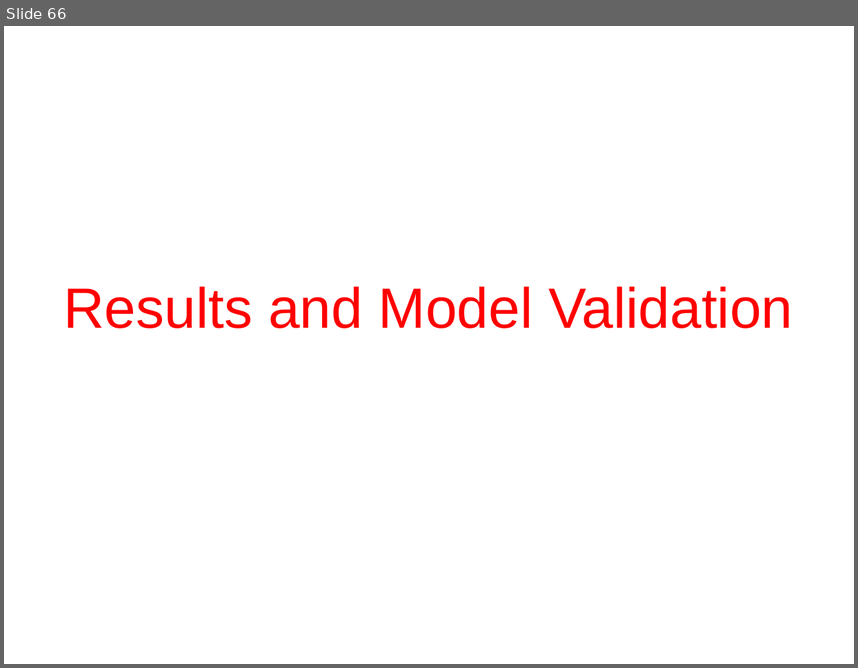
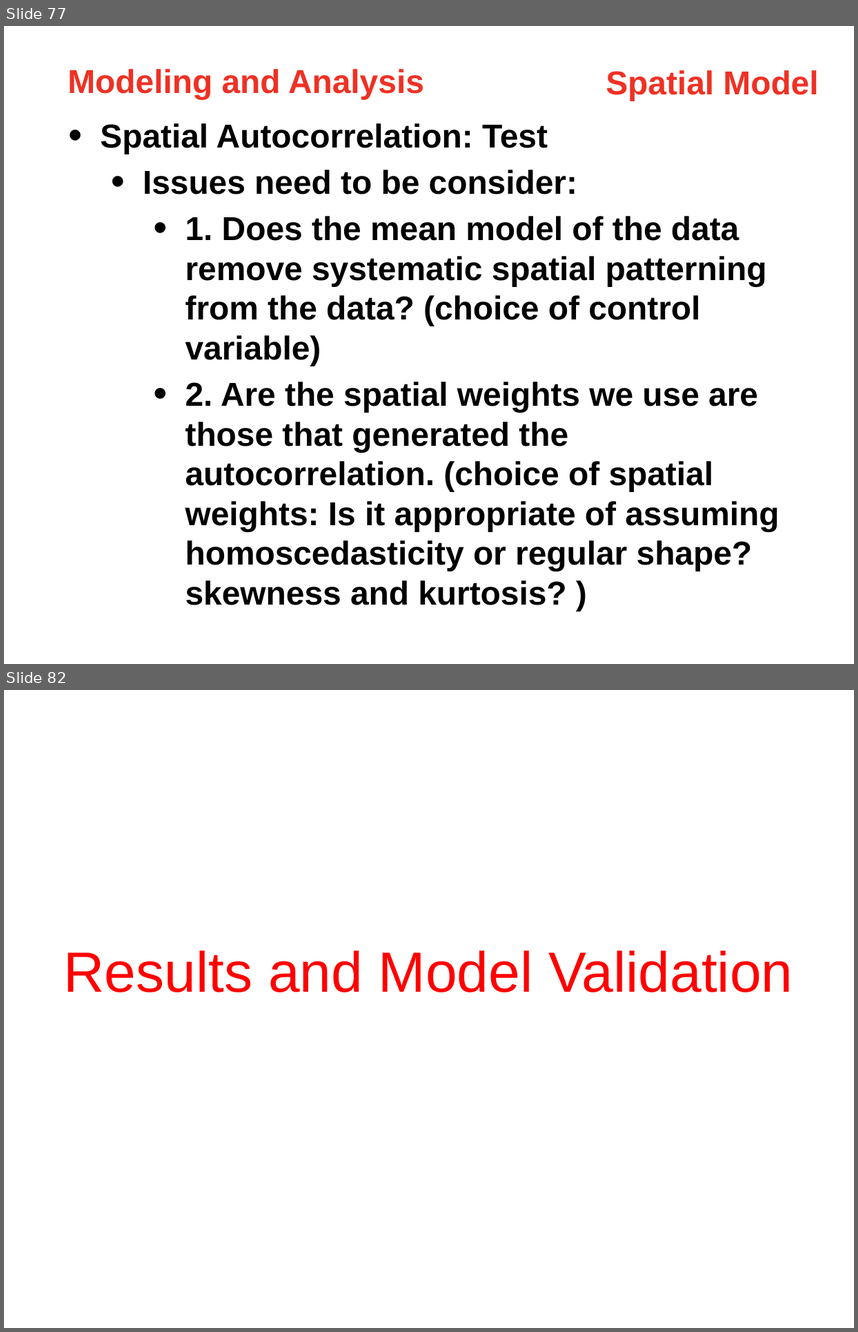
Before and after one commit to linghend/PPR, a slide deck: RentIndex/6_Presentation/RentIndex.pptx. Shown one above the other, each under a label of ours: slide 66 before the commit, slides 77 and 82 after it; the slides between them are not shown. The pictures are 858x668 and 858x1332 pixels, drawn with LibreOffice and Linux fonts; fonts in the diff are those of the drawing. Boxes give left, top, right and bottom in pixels: in the first picture for what was removed or moved away, otherwise in the second. Text is boxed around its words. In the diff, an @@ line names an element or a change of style, - is before the commit and + after.

```diff
--- a/RentIndex/6_Presentation/RentIndex.pptx
+++ b/RentIndex/6_Presentation/RentIndex.pptx
@@ slide 77 added at (4,26,854,664), background #FFFFFF @@
@@ text added at (67,69,424,99), 28 pt, text #EE3124, bold @@
+Modeling and Analysis
@@ text added at (606,70,818,101), 28 pt, text #EE3124, bold @@
+Spatial Model
@@ text added at (100,123,779,605), 28 pt, text #000000, bold @@
+• Spatial Autocorrelation: Test
+  • Issues need to be consider:
+    • 1. Does the mean model of the data remove systematic spatial patterning from the data? (choice of control variable)
+    • 2. Are the spatial weights we use are those that generated the autocorrelation. (choice of spatial weights: Is it appropriate of assuming homoscedasticity or regular shape? skewness and kurtosis? )
@@ what was slide 66 is now slide 82 @@
```
Also in this commit, not shown: 1 slide changed, 18 other slides added, 6 other files.
